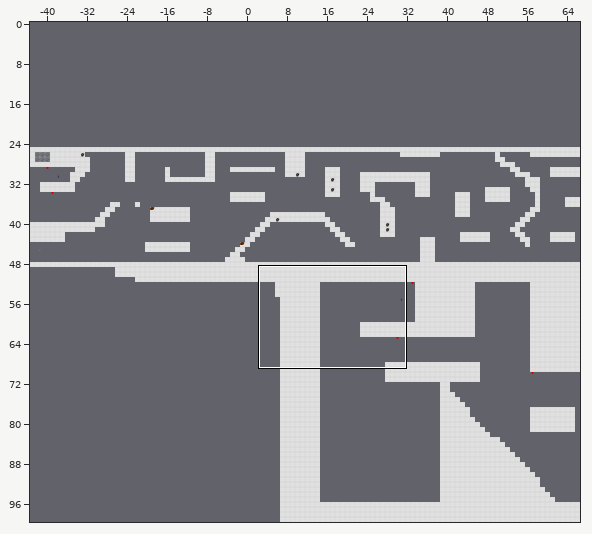
One commit to this Tiled map (JSON): public/assets/levels/Level1.json. Above: a wide view before the commit, with the close-up outlined.
Close-up. Before the edit:
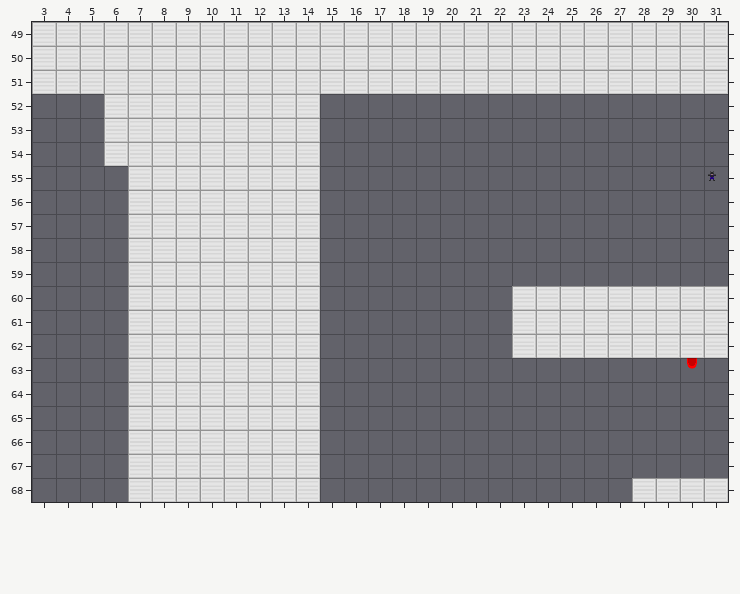
Cells are 32x32 px. Shown: x 3..31, y 49..68. The commit also changed other parts of the map, which this record leaves out. The old version is drawn lined up with the new one.
After:
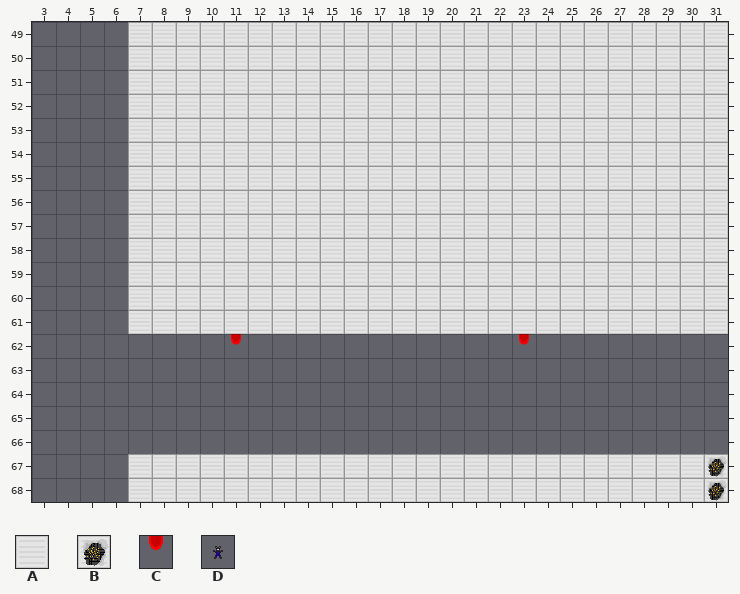
Key: from "SpaceShipTiles": A 1, B 5, C 6, D 21.
_ is an empty cell, . an unchanged one.
Objects are placed by their top-left corner, in cells (3,4 is the top-left corner of cell 3,4); size is 1x1 cell unless given.
The edit:
map size 150x75 -> 100x100 cells (old content now starts at -45,25; both pictures use the new coordinates)
--- layer "Tile Layer 1"
@@ x 3..31 @@
-49 AAAA.........................
-50 AAAA.........................
-51 AAAA.........................
-52 ...A........_________________
-53 ...A........_________________
-54 ...A........_________________
-55 ............_________________
-56 ............_________________
-57 ............_________________
-58 ............_________________
-59 ............_________________
-60 ............________.........
-61 ............________.........
-62 ....AAAAAAAA........AAAAAAAAA
-63 ....AAAAAAAA...............C.
-64 ....AAAAAAAA.................
-65 ....AAAAAAAA.................
-66 ....AAAAAAAA.................
-67 ............_________________
-68 ............_____________...A
+49 ____.........................
+50 ____.........................
+51 ____.........................
+52 ..._........AAAAAAAAAAAAAAAAA
+53 ..._........AAAAAAAAAAAAAAAAA
+54 ..._........AAAAAAAAAAAAAAAAA
+55 ............AAAAAAAAAAAAAAAAA
+56 ............AAAAAAAAAAAAAAAAA
+57 ............AAAAAAAAAAAAAAAAA
+58 ............AAAAAAAAAAAAAAAAA
+59 ............AAAAAAAAAAAAAAAAA
+60 ............AAAAAAAA.........
+61 ............AAAAAAAA.........
+62 ....____C___........C________
+63 ....________..............._.
+64 ....________.................
+65 ....________.................
+66 ....________.................
+67 ............AAAAAAAAAAAAAAAAB
+68 ............AAAAAAAAAAAAA...B
--- layer "Object Layer 1"
-D at 30.8,54.9
